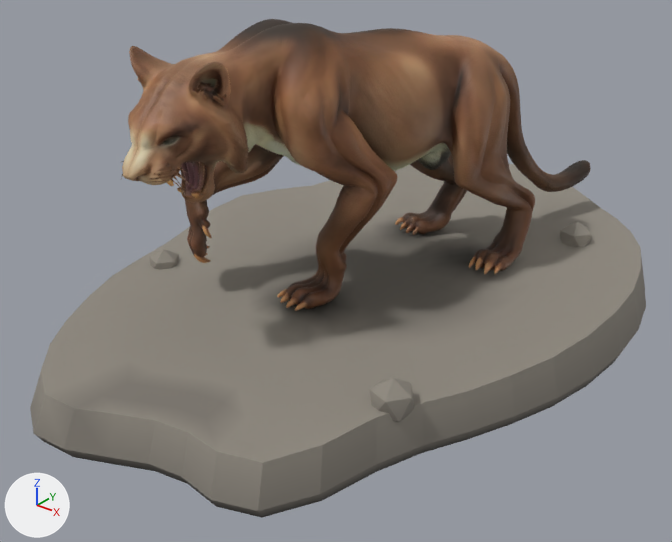
The glTF model src/content/animals/smilodon/model/model.glb, before and after one commit.
The view is the same before and after, from a camera (50 mm lens) standing at (1.76, -2.4, 0.96) and looking at (0.0, -0.21, -0.4). Lighting does not change. The marker at lower left points along +X, +Y and +Z. The picture after the commit comes second. Where no turn or scale is listed for an object, it has been applied to the vertices.

Names of what the first picture shows: 'Mesh_0', 'Smilodon_Plinth'.
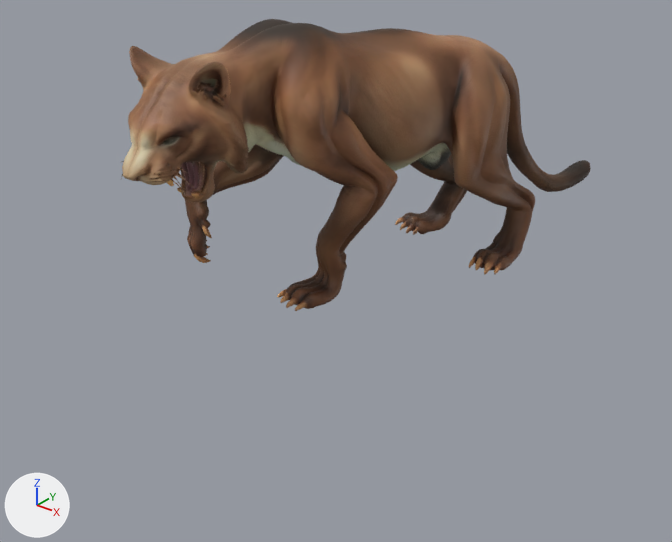
Diff of the bpy script that builds the scene:
```diff
--- a/src/content/animals/smilodon/model/model.glb.py
+++ b/src/content/animals/smilodon/model/model.glb.py
@@ ob_smilodon_plinth @@
-ob_smilodon_plinth = bpy.data.objects.new('Smilodon_Plinth', me_smilodon_plinth)
-ob_smilodon_plinth.location = (0.01, -0.011, -0.488)
```

Pixel boxes [x1, y1, x2, y2] of what changed, in the pictures (672 x 542 px):
'Smilodon_Plinth', deleted
    before: [30, 164, 646, 518]
